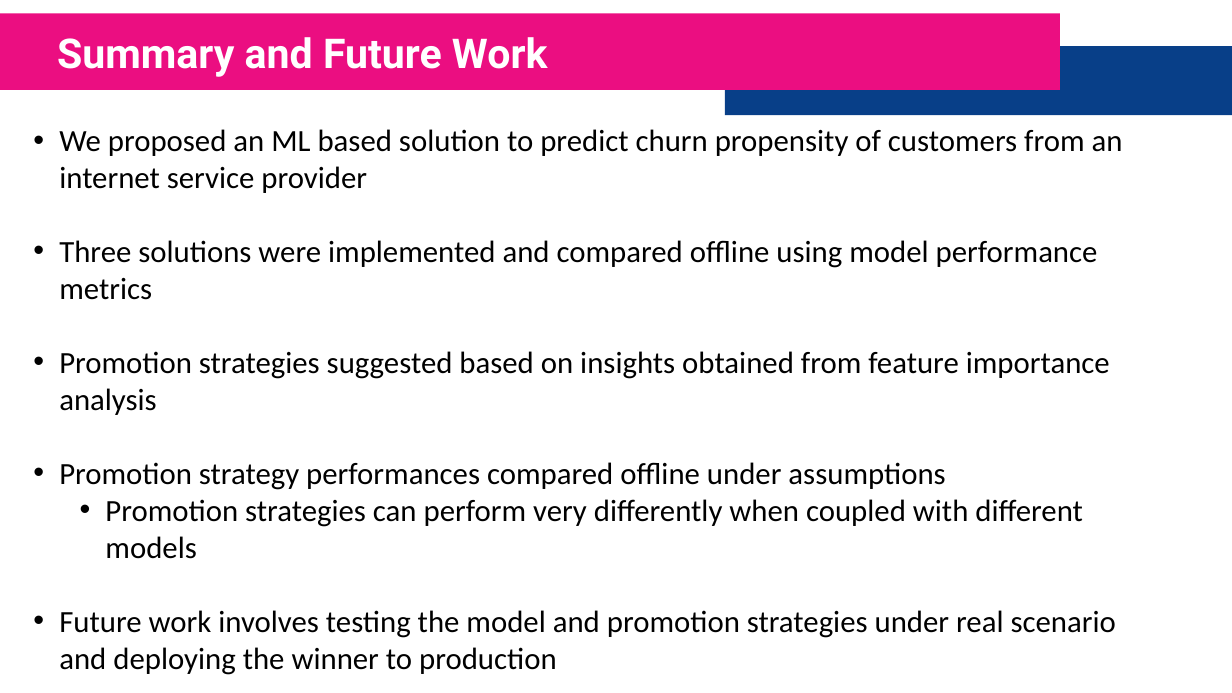
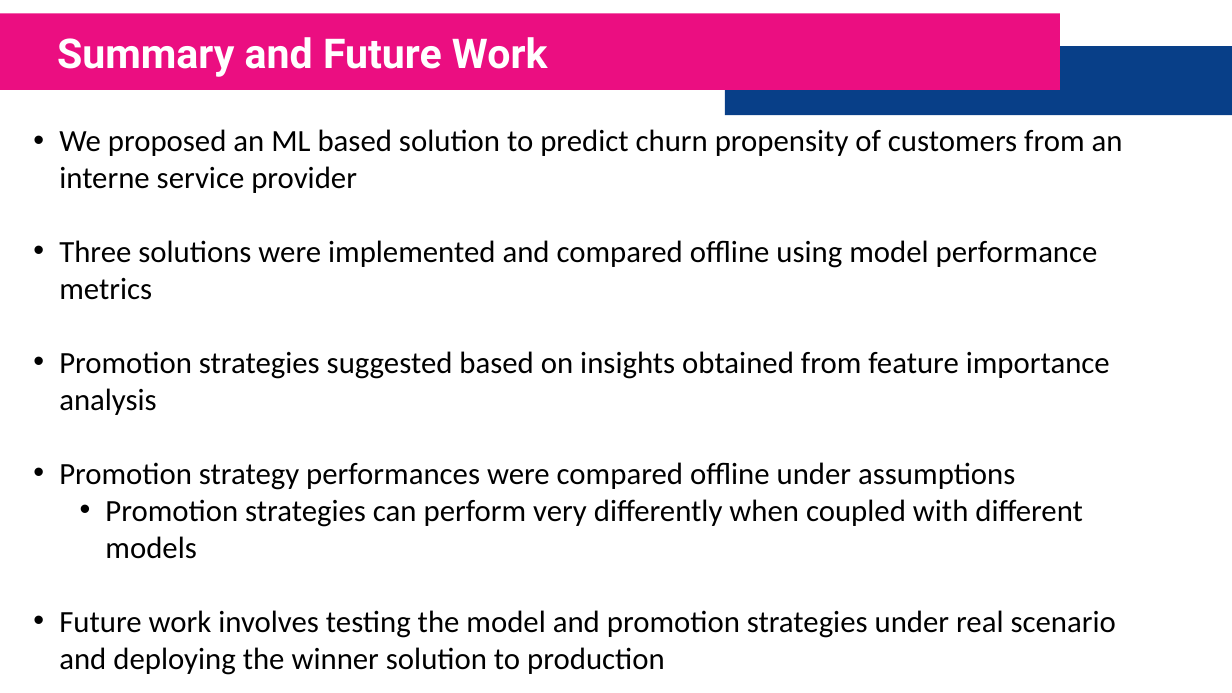
Before and after one commit to FarhadZafari/customer-churn-analysis, a slide deck: slide 14 of Presentation.pptx. Drawn at 1232x693 pixels with LibreOffice and Linux fonts; fonts in the diff are those of the drawing. Boxes give left, top, right and bottom in pixels: in the first picture for what was removed or moved away, otherwise in the second. Text is boxed around its words. In the diff, an @@ line names an element or a change of style, - is before the commit and + after.

```diff
--- a/Presentation.pptx
+++ b/Presentation.pptx
@@ text at (59,129,1123,193): text changed @@
-• We proposed an ML based solution to predict churn propensity of customers from an internet service provider
+• We proposed an ML based solution to predict churn propensity of customers from an interne service provider
@@ text at (59,462,1015,490): text changed @@
-• Promotion strategy performances compared offline under assumptions
+• Promotion strategy performances were compared offline under assumptions
@@ text at (59,610,1116,675): text changed @@
-• Future work involves testing the model and promotion strategies under real scenario and deploying the winner to production
+• Future work involves testing the model and promotion strategies under real scenario and deploying the winner solution to production
```
Also in this commit, not shown: 10 other slides changed, 1 other file.
